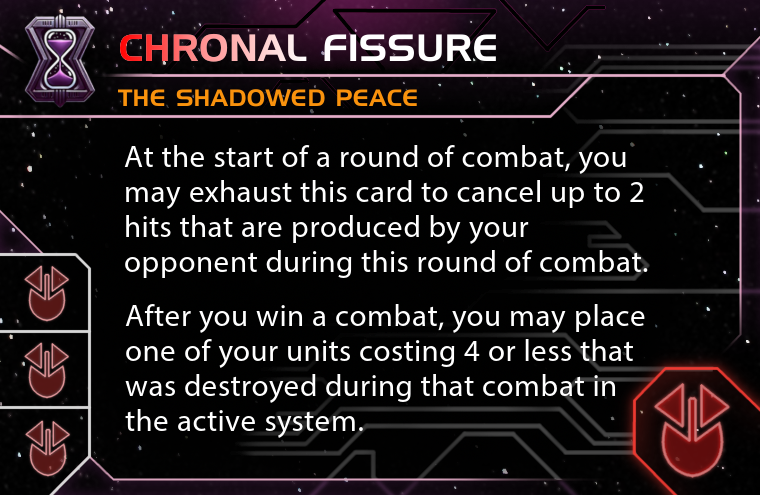
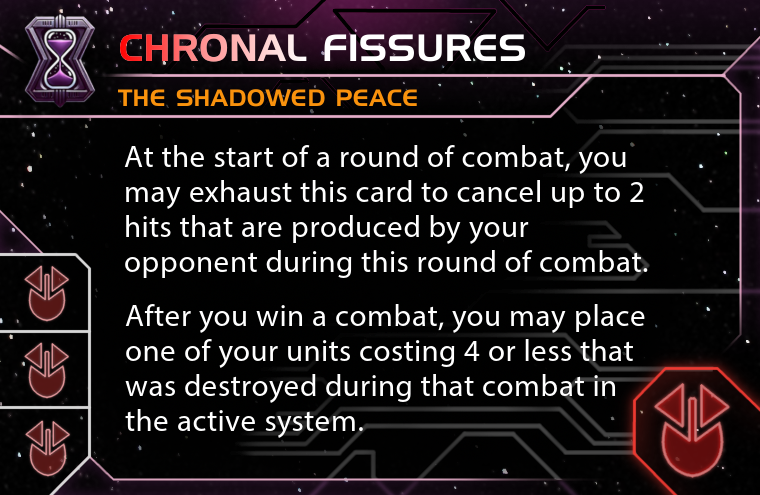
Two versions of the same layered image (760x495). Layer-by-layer changes:
renamed "CHRONAL FISSURE" to "CHRONAL FISSURES", painted on it over [499, 34, 525, 61]